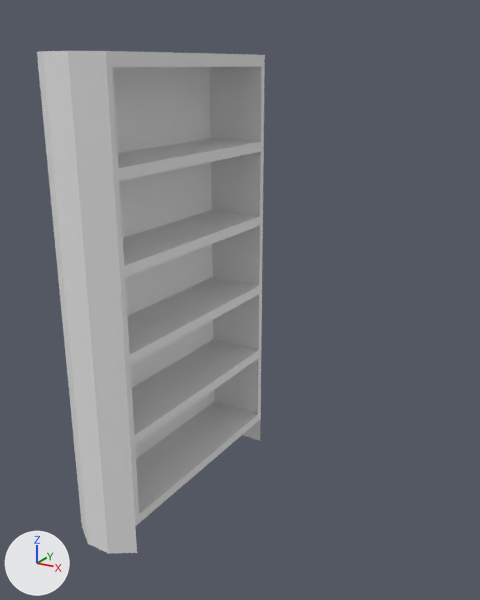
The Blender file Zzaj Model WIP/shelf.blend: old version first, new version second.
Both versions are drawn from a 50 mm lens placed at (8.07, -10.49, 4.42), pointed at (-0.79, 3.93, -1.54). The axes (+X, +Y, +Z) are drawn at lower left. The lights are the same throughout. The first picture is the older version.
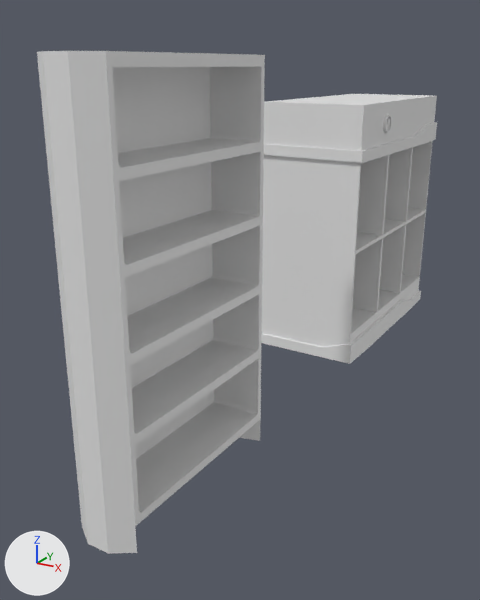
Pixel boxes (x1, y1, x2, y2) of what changed, in the pictures (480 x 600 px):
'Cube.001', added
    after: (262, 94, 437, 347)
'Cube.002', added
    after: (261, 122, 437, 364)
'Cylinder', added
    after: (383, 114, 392, 133)

What the commit changed:
Mesh me_cylinder is new.
It has 128 vertices, 98 faces and spans x -0.452..0.065, y -0.142..0.375, z -0.258..0.31.
Mesh me_cube_002 is new.
It has 104 vertices, 78 faces and spans x -1.6..1.6, y -3.34..3.34, z -3.75..2.59.
Mesh me_cube is new.
It has 96 vertices, 87 faces and spans x -1.49..1.49, y -3.26..3.26, z -3.75..3.46.
Object 'Cylinder' (ob_cylinder) is new; it shows me_cylinder.
Its location is (1.26, 7.91, 2.68).
Its rotation in degrees is (0, 90, 0).
Object 'Cube.002' (ob_cube_002) is new; it shows me_cube_002.
Its location is (0.0, 9.51, 0.0).
Object 'Cube.001' (ob_cube_001) is new; it shows me_cube.
Its location is (0.0, 9.51, 0.0).
